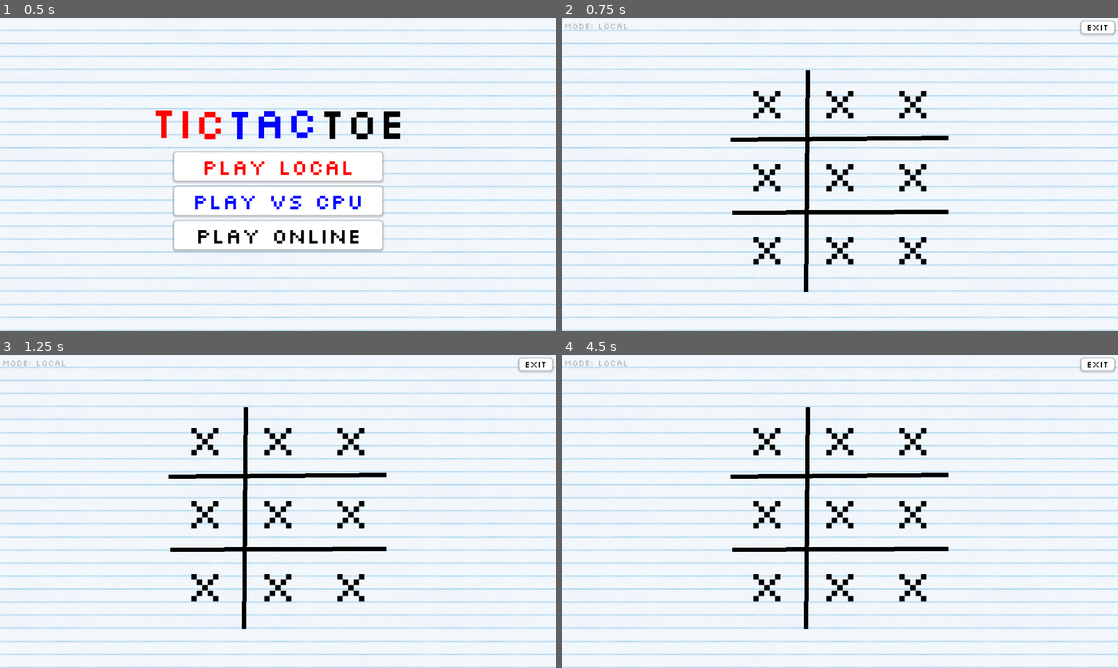
Above: before the commit, frames 1-4 (two rows, left to right).
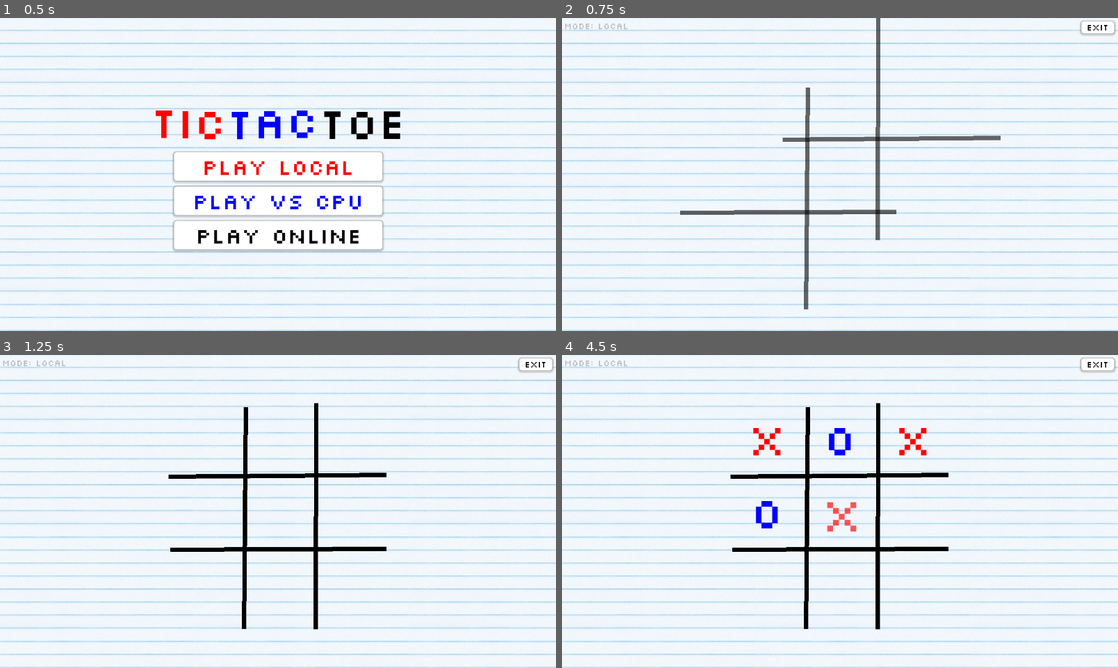
Above: after the commit, the same moments.

Repository: Neo-Ciber94/godot_tic_tac_toe
Game: Godot game, scene res://ui/main_menu.tscn
Two runs of this game, one before a commit and one after it. Both use one fixed random seed, a clock stepped at 60 frames per second and the inputs below.
Inputs (mouse positions are in pixels of both pictures, inside the frame that each line leads up to):
- Up to frame 1 (0.5 s): no input
- Up to frame 2 (0.75 s): click "Play Local" at 0.5 s
- Up to frame 3 (1.25 s): no input
- Up to frame 4 (4.5 s): tap Enter at 1.25 s; move the mouse to (767, 439) at 1.27 s; click (767, 439) at 1.42 s; move the mouse to (840, 439) at 2.02 s; click (840, 439) at 2.17 s; move the mouse to (912, 439) at 2.77 s; click (912, 439) at 2.92 s; move the mouse to (767, 511) at 3.52 s; click (767, 511) at 3.67 s; move the mouse to (840, 511) at 4.27 s; click (840, 511) at 4.42 s

Frame 1 is identical in both runs. In frame 2, 4.3% of the frame differs, in the area x 21-79%, y 0-94%; in frame 3, 2.2%; in frame 4, 2.6%.
Error before the commit: Parse Error: Could not resolve class "Player". (res://scripts/players/cpu_player.gd:1)

Commit message:
update board

Diff:
--- a/scripts/players/cpu_player.gd
+++ b/scripts/players/cpu_player.gd
@@ -16,11 +16,11 @@
 	_difficulty = difficulty;
 	_value = value;
 
-func next_move(_cells: Array[Cell], board: Array[String]):
+func next_move(_board: Board, state: Array[String]):
 	print("waiting for cpu move")
 	await get_tree().create_timer(0.5).timeout
 
-	var index = _next_move(board);
+	var index = _next_move(state);
 	print("cpu move to: ", index)
 	on_move.emit(index)
 
--- a/scripts/players/human_player.gd
+++ b/scripts/players/human_player.gd
@@ -2,9 +2,5 @@
 
 class_name HumanPlayer;
 
-func next_move(cells: Array[Cell], _board: Array[String]):
-	for idx in range(0, cells.size()):
-		var cell = cells[idx]
-		cell.on_click.connect(func(_args):
-			on_move.emit(idx)
-		)
+func next_move(board: Board, state: Array[String]):
+	board.on_click.connect(func(_slot, idx): on_move.emit(idx), Object.CONNECT_ONE_SHOT)
--- a/scripts/players/online_player.gd
+++ b/scripts/players/online_player.gd
@@ -9,12 +9,9 @@
 	self.peer_id = peer_id;
 	self.move_rpc = move_rpc;
 
-func next_move(cells: Array[Cell], board: Array[String]):
-	for idx in range(0, cells.size()):
-		var cell = cells[idx]
-		cell.on_click.connect(func(_args):
-			move_rpc.call(idx)
-		)
+func next_move(board: Board, state: Array[String]):
+	board.on_click.connect(func(_this, idx): move_rpc.call(idx), Object.CONNECT_ONE_SHOT)
+
 
 func _to_string() -> String:
 	return "OnlinePlayer(%s)" % peer_id
--- a/scripts/players/player.gd
+++ b/scripts/players/player.gd
@@ -4,5 +4,5 @@
 
 signal on_move(int);
 
-func next_move(cells: Array[Cell], board: Array[String]):
+func next_move(board: Board, state: Array[String]):
 	pass
--- /dev/null
+++ b/test/board_test.gd
@@ -0,0 +1,16 @@
+extends Node
+
+@onready var board: Board = $Board;
+
+func _ready():
+	board.prepare_board();
+	board.fill_slots(" ", Color.TRANSPARENT);
+
+	board.on_hover.connect(func(slot, idx, is_over):
+		print("hover: ", { idx = idx, is_over = is_over })
+	)
+
+	board.on_click.connect(func(_slot, idx):
+		print("clicked: ", idx);
+		board.set_slot_value(idx, "x", Color.WHITE)
+	)
--- /dev/null
+++ b/test/board_test.tscn
@@ -0,0 +1,9 @@
+[gd_scene load_steps=3 format=3 uid="uid://pbnne57iwryw"]
+
+[ext_resource type="Script" uid="uid://cau4lub2safx6" path="res://test/board_test.gd" id="1_r2wr4"]
+[ext_resource type="PackedScene" uid="uid://bsnfsnusy3s2j" path="res://ui/board/board.tscn" id="2_h3d4w"]
+
+[node name="Board_Test" type="Node"]
+script = ExtResource("1_r2wr4")
+
+[node name="Board" parent="." instance=ExtResource("2_h3d4w")]
--- a/ui/board/board.gd
+++ b/ui/board/board.gd
@@ -2,45 +2,61 @@
 
 class_name Board;
 
-@onready var grid = $Grid;
-@onready var container = $Container;
-@onready var anim = $Grid/AnimationPlayer as AnimationPlayer;
+@onready var _grid = $Grid;
+@onready var _container = $Container;
+@onready var _anim = $Grid/AnimationPlayer as AnimationPlayer;
 
 signal on_click(slot: Slot, index: int);
 signal on_hover(slot: Slot, index: int, is_over: bool);
 
+var _slots: Array[Slot] = [];
+
 func _ready():
-	prepare_board(false)
+	prepare_board()
 
-func prepare_board(clear = true):
-	var _slots = container.get_children() as Array[Slot];
-	Utils.remove_all_signal_connections(on_click);
-	Utils.remove_all_signal_connections(on_hover);
+func prepare_board():
+	print("prepare_board")
+	#Utils.remove_all_signal_connections(on_click);
+	#Utils.remove_all_signal_connections(on_hover);
 
-	if clear:
-		for slot in _slots:
-			slot.queue_free()
+	_slots = [];
 
-		var new_slot = preload("res://ui/board/slot.tscn").instantiate()
-		container.add_child(new_slot);
+	for child in _container.get_children():
+		child.queue_free()
 
-	for idx in _slots.size():
-		var slot = _slots[idx];
+	var slot_scene = preload("res://ui/board/slot.tscn");
+	for idx in range(9):
+		var new_slot: Slot = slot_scene.instantiate()
+		_container.add_child(new_slot);
+		_slots.push_back(new_slot)
 
-		slot.on_click.connect(func(this): on_click.emit(this, idx));
-		slot.on_hover.connect(func(this, is_over): on_hover.emit(this, idx, is_over))
+		new_slot.on_click.connect(func(this): on_click.emit(this, idx));
+		new_slot.on_hover.connect(func(this, is_over): on_hover.emit(this, idx, is_over))
+
+
+	print(_slots)
+
+func set_slot_value(idx: int, value: String, color: Color, animate: bool = true):
+	var slot = _slots[idx];
+	slot.set_value(value, color, animate)
+
+func fill_slots(value: String, color: Color):
+	print({ value = value, color = color, slots = _slots })
+
+	for slot in _slots:
+		slot.set_value(value, color)
 
 func show_board(visible: bool):
 	const speed = 4.0;
 
 	if visible:
-		anim.play("appear", -1, speed)
+		_anim.play("appear", -1, speed)
 	else:
-		anim.play("appear", -1, -speed, true)
+		_anim.play("appear", -1, -speed, true)
 
-	await anim.animation_finished
+	await _anim.animation_finished
 
-func hide_slots(slots_indices: Array[int]):
+func hide_slots(slots_indices: Array[int] = []):
 	var winner_slots: Array[Slot] = [];
 	var other_slots : Array[Slot] = [];
 
--- a/ui/board/board.tscn
+++ b/ui/board/board.tscn
@@ -5,102 +5,6 @@
 
 [sub_resource type="Animation" id="Animation_tm2vy"]
 length = 0.001
-tracks/0/type = "value"
-tracks/0/imported = false
-tracks/0/enabled = true
-tracks/0/path = NodePath("GridLine1:modulate")
-tracks/0/interp = 1
-tracks/0/loop_wrap = true
-tracks/0/keys = {
-"times": PackedFloat32Array(0),
-"transitions": PackedFloat32Array(1),
-"update": 0,
-"values": [Color(1, 1, 1, 1)]
-}
-tracks/1/type = "value"
-tracks/1/imported = false
-tracks/1/enabled = true
-tracks/1/path = NodePath("GridLine2:modulate")
-tracks/1/interp = 1
-tracks/1/loop_wrap = true
-tracks/1/keys = {
-"times": PackedFloat32Array(0),
-"transitions": PackedFloat32Array(1),
-"update": 0,
-"values": [Color(1, 1, 1, 0)]
-}
-tracks/2/type = "value"
-tracks/2/imported = false
-tracks/2/enabled = true
-tracks/2/path = NodePath("GridLine3:modulate")
-tracks/2/interp = 1
-tracks/2/loop_wrap = true
-tracks/2/keys = {
-"times": PackedFloat32Array(0),
-"transitions": PackedFloat32Array(1),
-"update": 0,
-"values": [Color(1, 1, 1, 1)]
-}
-tracks/3/type = "value"
-tracks/3/imported = false
-tracks/3/enabled = true
-tracks/3/path = NodePath("GridLine4:modulate")
-tracks/3/interp = 1
-tracks/3/loop_wrap = true
-tracks/3/keys = {
-"times": PackedFloat32Array(0),
-"transitions": PackedFloat32Array(1),
-"update": 0,
-"values": [Color(1, 1, 1, 1)]
-}
-tracks/4/type = "value"
-tracks/4/imported = false
-tracks/4/enabled = true
-tracks/4/path = NodePath("GridLine1:position")
-tracks/4/interp = 1
-tracks/4/loop_wrap = true
-tracks/4/keys = {
-"times": PackedFloat32Array(0),
-"transitions": PackedFloat32Array(1),
-"update": 0,
-"values": [Vector2(155, 116)]
-}
-tracks/5/type = "value"
-tracks/5/imported = false
-tracks/5/enabled = true
-tracks/5/path = NodePath("GridLine2:position")
-tracks/5/interp = 1
-tracks/5/loop_wrap = true
-tracks/5/keys = {
-"times": PackedFloat32Array(0),
-"transitions": PackedFloat32Array(1),
-"update": 0,
-"values": [Vector2(312, 122)]
-}
-tracks/6/type = "value"
-tracks/6/imported = false
-tracks/6/enabled = true
-tracks/6/path = NodePath("GridLine3:position")
-tracks/6/interp = 1
-tracks/6/loop_wrap = true
-tracks/6/keys = {
-"times": PackedFloat32Array(0),
-"transitions": PackedFloat32Array(1),
-"update": 0,
-"values": [Vector2(348, 143)]
-}
-tracks/7/type = "value"
-tracks/7/imported = false
-tracks/7/enabled = true
-tracks/7/path = NodePath("GridLine4:position")
-tracks/7/interp = 1
-tracks/7/loop_wrap = true
-tracks/7/keys = {
-"times": PackedFloat32Array(0),
-"transitions": PackedFloat32Array(1),
-"update": 0,
-"values": [Vector2(346, 311)]
-}
 
 [sub_resource type="Animation" id="Animation_r80u1"]
 resource_name = "appear"
@@ -236,7 +140,6 @@
 default_color = Color(0, 0, 0, 1)
 
 [node name="GridLine2" type="Line2D" parent="Grid"]
-modulate = Color(1, 1, 1, 0)
 position = Vector2(312, 122)
 points = PackedVector2Array(26, -121, 25, 399)
 default_color = Color(0, 0, 0, 1)
--- a/ui/board/slot.gd
+++ b/ui/board/slot.gd
@@ -8,13 +8,8 @@
 signal on_hover(Slot, bool);
 
 func _ready():
-	mouse_entered.connect(func():
-		on_hover.emit(self, true)
-	)
-
-	mouse_exited.connect(func():
-		on_hover.emit(self, false)
-	)
+	mouse_entered.connect(func(): on_hover.emit(self, true))
+	mouse_exited.connect(func(): on_hover.emit(self, false))
 
 func _gui_input(event):
 	if event is InputEventMouseMotion:
@@ -23,7 +18,7 @@
 	if event is InputEventMouseButton and event.pressed:
 		on_click.emit(self)
 
-func draw_value(value: String, color: Color, animate = false):
+func set_value(value: String, color: Color, animate: bool = false):
 	label.text = value;
 	label.add_theme_color_override("font_color", color);
 
--- a/ui/game.gd
+++ b/ui/game.gd
@@ -1,9 +1,7 @@
 extends Node
 class_name Game;
 
-@onready var container = $Board/CellsContainer
-@onready var board_grid = $Board/Grid
-@onready var board_anim: AnimationPlayer = $Board/Grid/AnimationPlayer;
+@onready var board : Board = $Board;
 @onready var result_message: ResultMessage = $ResultMessage;
 @onready var exit_btn : Button = $ExitButton;
 @onready var game_mode_label: Label = $GameMode;
@@ -28,8 +26,7 @@
 const COLOR_P1 = Color(1, 0, 0);
 const COLOR_P2 = Color(0, 0, 1);
 
-var _cells : Array[Cell] = [];
-var _board: Array[String] = [];
+var _values: Array[String] = [];
 var _winner: Winner = Winner.None();
 var _is_first_game = true;
 var _is_playing = false;
@@ -50,75 +47,62 @@
 func _ready() -> void:
 	on_start_game.connect(start_game)
 	exit_btn.pressed.connect(_go_to_main_menu)
+	game_mode_label.text = _get_game_mode_text()
 
 	# start game
 	start_game();
 
 func start_game():
-	game_mode_label.text = _get_game_mode_text()
-
 	_reset_state();
 	_setup_board()
 	await _setup_players()
+
 	_start_playing();
 
 func _reset_state():
 	_winner = Winner.None()
 	result_message.hide();
-	_remove_players_from_scene();
 
 	for player in _players.values() as Array[Player]:
 		var connections = player.on_move.get_connections()
 		for conn in connections:
 			player.on_move.disconnect(conn.callable)
 
-
 	for conn in on_waiting_move.get_connections():
 		on_waiting_move.disconnect(conn.callable)
 
 func _setup_board():
-	_cells = [];
-	_board = [];
-
-	container.show();
+	_values = [];
+	board.show();
 	result_message.hide();
 
-	for child in container.get_children():
-			child.queue_free()
-
-	var cell_scene = preload("res://ui/cell.tscn");
-
-	for idx in 9:
-		var cell = cell_scene.instantiate();
-		container.add_child(cell);
-
-		_board.push_back(EMPTY)
-		_cells.push_back(cell);
-		cell.draw_mark(EMPTY, COLOR_EMPTY);
-
-		cell.on_hover.connect(func(this_cell, is_over):
-			_on_cell_hover(this_cell, is_over, idx)
-		)
-
-		# We show an initial delay at the first game
-	if _is_first_game:
-		_is_first_game = false;
-		for child in board_grid.get_children():
-			if child is Line2D:
-				child.modulate.a = 0.0;
-
-func _on_cell_hover(cell: Slot, is_over: bool, index: int):
+	board.prepare_board();
+	board.fill_slots(EMPTY, COLOR_EMPTY);
+
+	if !board.on_hover.is_connected(_on_cell_hover):
+		board.on_hover.connect(_on_cell_hover)
+
+	for idx in range(9):
+		_values.push_back(EMPTY)
+
+	# We show an initial delay at the first game
+	#if _is_first_game:
+		#_is_first_game = false;
+		#for child in board_grid.get_children():
+			#if child is Line2D:
+				#child.modulate.a = 0.0;
+
+func _on_cell_hover(slot: Slot, index: int, is_over: bool):
 	if !can_hover(index):
 		return;
 
 	if is_over:
-		cell.draw_mark(_current_player, Color(get_player_color(), 0.2))
+		slot.set_value(_current_player, Color(get_player_color(), 0.2))
 	else:
-		cell.draw_mark(EMPTY, COLOR_EMPTY)
+		slot.set_value(EMPTY, COLOR_EMPTY)
 
 func _setup_players():
 	if !_players.is_empty():
-		_add_players_to_scene();
 		return;
 
 	match _mode:
@@ -151,7 +135,8 @@
 			print("ready to start...", { _my_peer_id = _my_peer_id })
 
 	# Append the players to the scene
-	_add_players_to_scene();
+	add_child(_players[MARK_X]);
+	add_child(_players[MARK_O]);
 
 func _start_server_or_connect() -> int:
 	if GameConfig.is_server:
@@ -182,17 +167,6 @@
 
 	_on_match_ready.rpc()
 
-func _add_players_to_scene():
-	add_child(_players[MARK_X]);
-	add_child(_players[MARK_O]);
-
-func _remove_players_from_scene():
-	if _players.is_empty():
-		return;
-
-	remove_child(_players[MARK_X])
-	remove_child(_players[MARK_O])
-
 func make_move(player: Player):
 	var index = { value = -1 }
 
@@ -201,7 +175,7 @@
 		on_waiting_move.emit();
 
 	player.on_move.connect(callable, Object.CONNECT_ONE_SHOT)
-	player.next_move(_cells.duplicate(), _board.duplicate())
+	player.next_move(board, _values.duplicate())
 
 	if index.value == -1:
 		print("waiting for play: ", player);
@@ -211,7 +185,7 @@
 	return index.value;
 
 func _start_playing():
-	await change_board_visibility(Visibility.VISIBLE);
+	await board.show_board(true)
 
 	_is_playing = true;
 
@@ -228,7 +202,7 @@
 			continue;
 
 		await set_value(_current_player, index);
-		refresh_ui();
+		#refresh_ui();
 		self.print_board()
 
 		if _winner.is_finished():
@@ -241,8 +215,9 @@
 	_finalize_game();
 
 func _finalize_game():
-	change_board_visibility(Visibility.HIDDEN);
-	await hide_cells();
+	var indices = _winner.get_indices()
+	board.show_board(false)
+	await board.hide_slots(indices);
 
 	# Show the winner result_message
 	if _winner.is_tie():
@@ -256,8 +231,7 @@
 	# Wait to click for restart
 	await result_message.on_click;
 
-	_remove_players_from_scene();
-	board_grid.modulate.a = 1.0;
+	#board_grid.modulate.a = 1.0;
 
 	if _mode == Mode.ONLINE:
 		_on_start_online_game.rpc()
@@ -265,7 +239,7 @@
 		start_game()
 
 func get_value(index: int):
-	return _board[index]
+	return _values[index]
 
 func has_value(index: int):
 	return get_value(index) != EMPTY;
@@ -275,9 +249,9 @@
 		print("board index '", index, "' it's already set");
 		return;
 
-	_board[index] = value;
-	await _cells[index].draw_mark(value, get_player_color(), true)
-	var winner = Utils.check_winner(_board, EMPTY);
+	_values[index] = value;
+	await board.set_slot_value(index, value, get_player_color())
+	var winner = Utils.check_winner(_values, EMPTY);
 
 	if winner.is_finished():
 		print("finished: ", winner)
@@ -300,24 +274,23 @@
 	return _winner.is_finished()
 
 func get_player_color():
-	return get_color(_current_player)
+	return Game.get_color(_current_player)
 
 func switch_player():
-	_current_player = MARK_O if _current_player == MARK_X else MARK_X;
+	_current_player = Game.get_opponent(_current_player)
 
 	if _mode == Mode.LOCAL:
 		_my_player = _current_player;
 
 func _go_to_main_menu():
-	await change_board_visibility(Visibility.HIDDEN)
+	await board.show_board(false)
 	get_tree().change_scene_to_file("res://ui/main_menu.tscn")
 
 func refresh_ui():
-	for idx in _board.size():
-		var value = _board[idx];
-		var cell = _cells[idx];
-		var color = get_color(value)
-		cell.draw_mark(value,color)
+	for idx in _values.size():
+		var value = _values[idx];
+		var color = Game.get_color(value)
+		board.set_slot_value(idx, value, color)
 
 	await on_waiting_move;
 
@@ -349,9 +322,9 @@
 
 func print_board():
 	print("=== ", multiplayer.multiplayer_peer.get_unique_id())
-	print("=== ", _board.slice(0, 3))
-	print("=== ", _board.slice(3, 6))
-	print("=== ", _board.slice(6, 9))
+	print("=== ", _values.slice(0, 3))
+	print("=== ", _values.slice(3, 6))
+	print("=== ", _values.slice(6, 9))
 
 @rpc("authority", "call_local", "reliable")
 func _on_peer_player_move(idx: int):
Not shown, added: test/board_test.gd.uid
